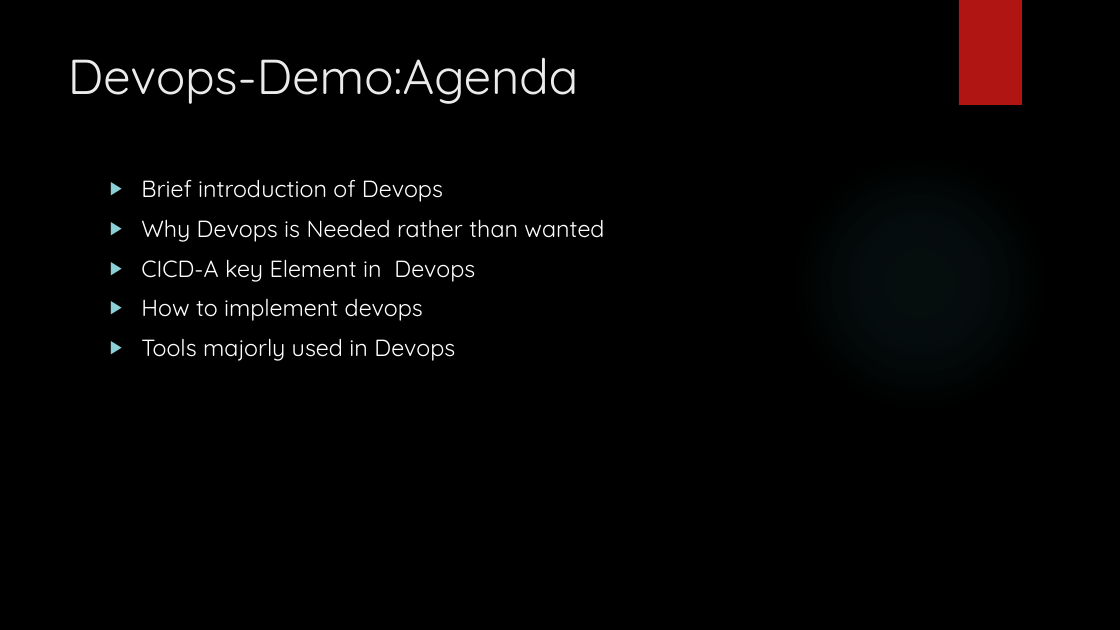
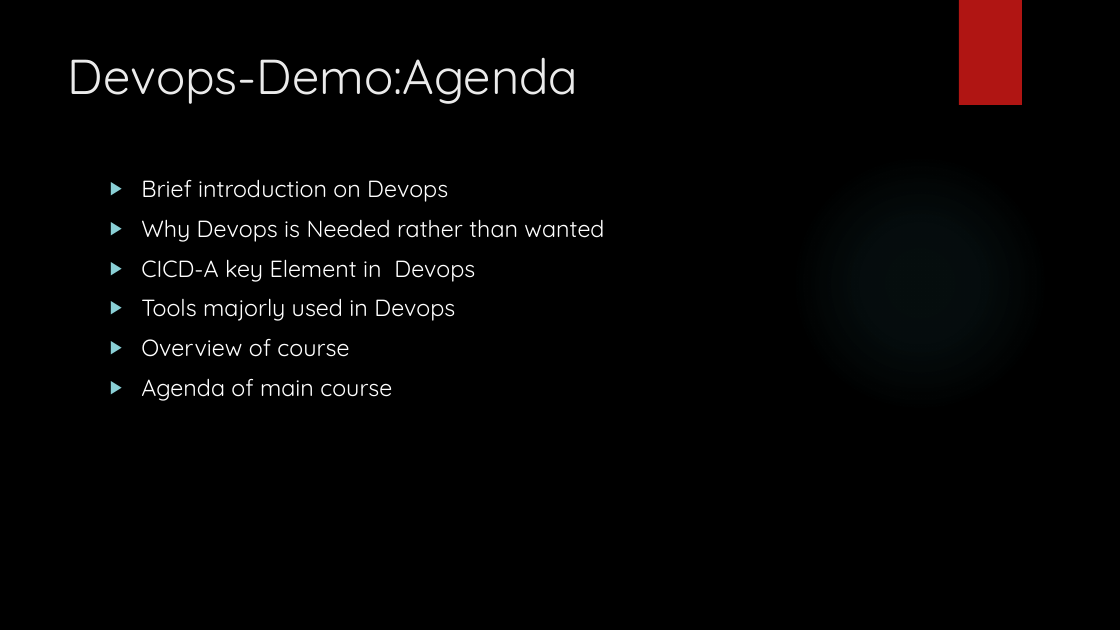
Before and after one commit to vetritamil2425/Uploads, a slide deck: slide 2 of DEVOPS-Demo Session.pptx. Drawn at 1120x630 pixels with LibreOffice and Linux fonts; fonts in the diff are those of the drawing; background and template pictures are left out. Boxes give left, top, right and bottom in pixels: in the first picture for what was removed or moved away, otherwise in the second. Text is boxed around its words. In the diff, an @@ line names an element or a change of style, - is before the commit and + after.

```diff
--- a/DEVOPS-Demo Session.pptx
+++ b/DEVOPS-Demo Session.pptx
@@ text at (141, 180, 448, 202): text changed @@
-▶ Brief introduction of Devops
+▶ Brief introduction on Devops
@@ text at (141, 299, 423, 321): paragraph removed @@
-▶ How to implement devops
@@ text at (141, 339, 392, 401): paragraphs added @@
+▶ Overview of course
+▶ Agenda of main course
```
Also in this commit, not shown: 2 other slides changed, 7 slides added, 2 slides removed.
